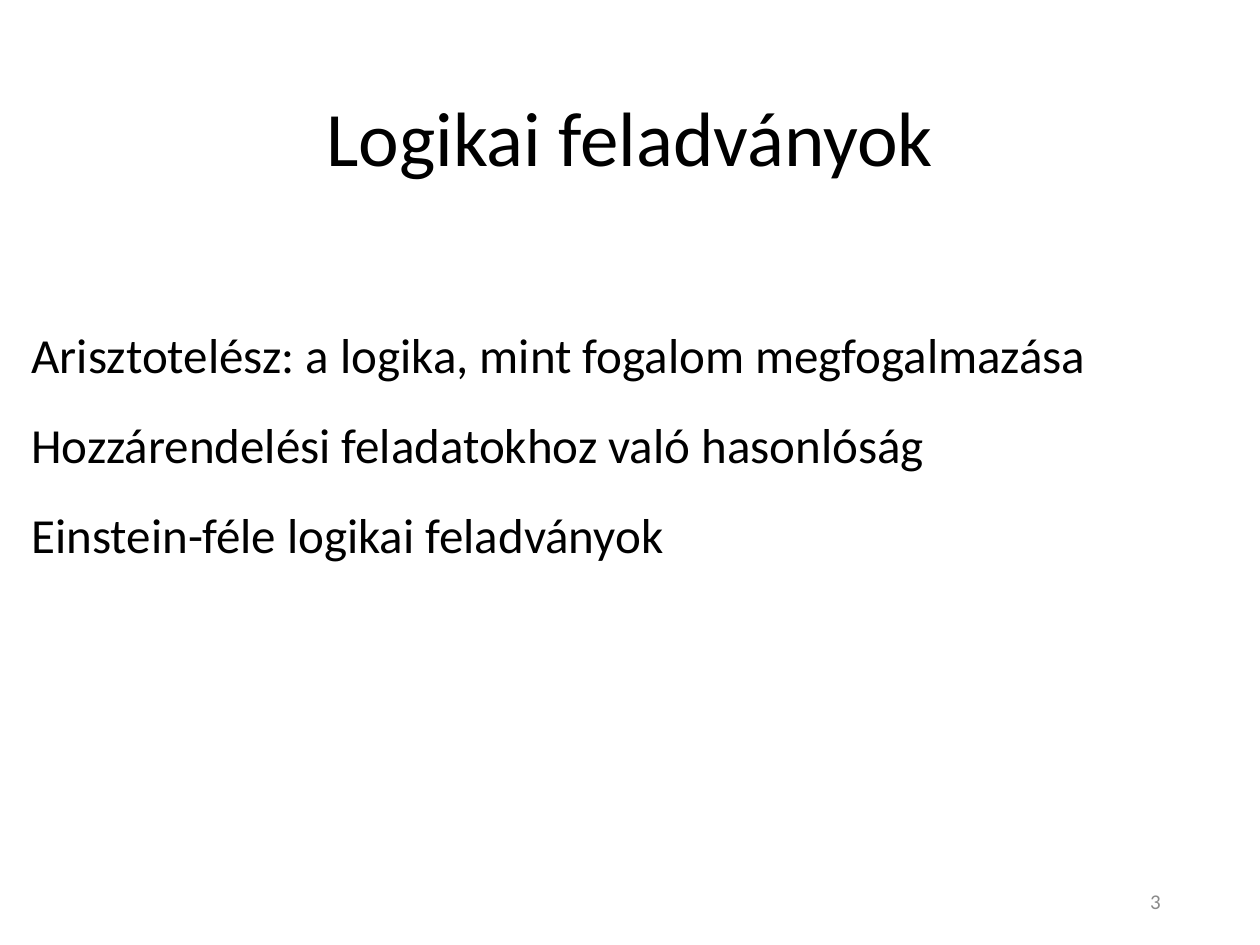
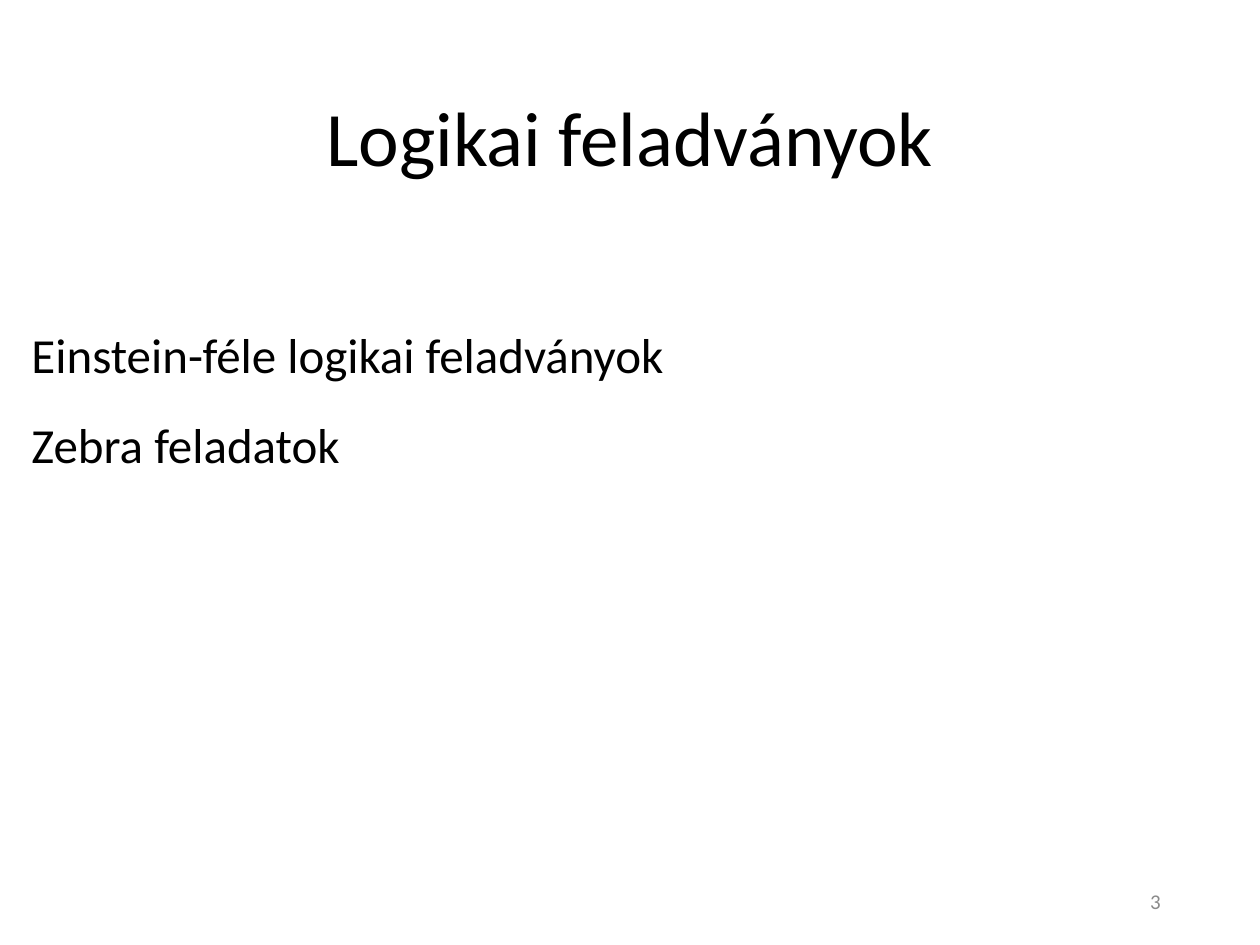
Before and after one commit to Teaching-projects/SZE-Peku221b, a slide deck: slide 3 of CP_Dolgozat/Előadás/Logikai feladványok megoldása korlátprogramozással.pptx. Drawn at 1260x945 pixels with LibreOffice and Linux fonts; fonts in the diff are those of the drawing. Boxes give left, top, right and bottom in pixels: in the first picture for what was removed or moved away, otherwise in the second. Text is boxed around its words. In the diff, an @@ line names an element or a change of style, - is before the commit and + after.

```diff
--- a/CP_Dolgozat/Előadás/Logikai feladványok megoldása korlátprogramozással.pptx
+++ b/CP_Dolgozat/Előadás/Logikai feladványok megoldása korlátprogramozással.pptx
@@ text at (31,339,1085,472): paragraphs removed @@
-Arisztotelész: a logika, mint fogalom megfogalmazása
-Hozzárendelési feladatokhoz való hasonlóság
@@ text at (31,429,339,464): paragraph added @@
+Zebra feladatok
```
Also in this commit, not shown: 3 other slides changed, 1 slide added, 1 slide removed, 1 other file.
